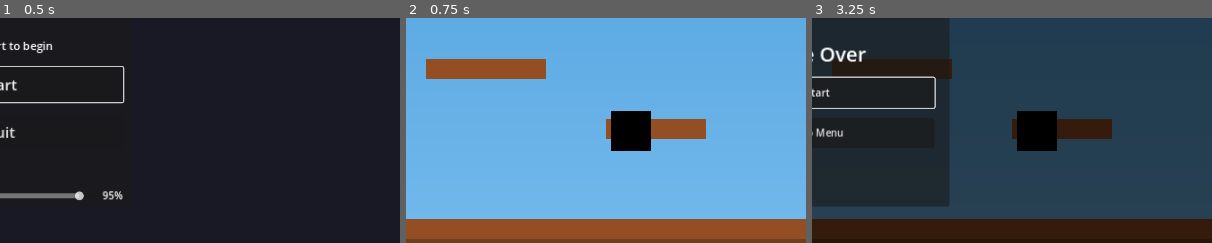
Above: before the commit, frames 1-3 (left to right).
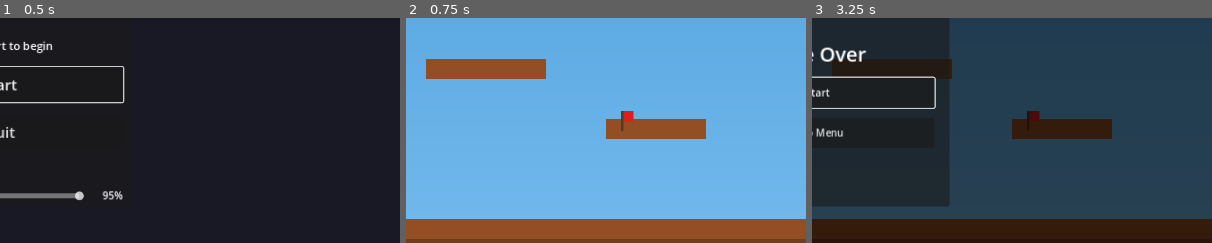
Above: after the commit, the same moments.

Repository: otthyyy/firstvideogame
Game: Godot game, scene res://scenes/MainMenu.tscn
Same seed, same stepped clock (60 frames per second), same inputs: the game is played once before the commit and once after it. Sound files missing from this copy of the repository are replaced by a short silence.
Inputs:
- Up to frame 1 (0.5 s): no input
- Up to frame 2 (0.75 s): click "Start" at 0.5 s
- Up to frame 3 (3.25 s): tap Enter (ui_accept) at 1.25 s; hold Right (move_right) 1.28-2.78 s; tap Space (jump) at 1.52, 2.27 s; hold Left (move_left) from 2.78 s (still down)
The pictures show only the part of the screen within x 50-100%, y 33-83%; the shares and areas given below are measured in that part.

Frame 1 is identical in both runs. In frame 2, 1.8% of the frame differs, in the area x 51-62%, y 41-60%; in frame 3, 1.8%.

Commit message:
Update Goal scene to use flag texture from merged assets

Diff:
--- a/scenes/Goal.tscn
+++ b/scenes/Goal.tscn
@@ -1,12 +1,10 @@
-[gd_scene load_steps=4 format=3 uid="uid://coeg0y3w1hffa"]
+[gd_scene load_steps=5 format=3 uid="uid://coeg0y3w1hffa"]
 
 [ext_resource type="Script" path="res://scripts/Goal.gd" id="1_goal_script"]
+[ext_resource type="Texture2D" uid="uid://d42rkwpsqi5yi" path="res://assets/flag.png" id="2_flag_texture"]
 
 [sub_resource type="RectangleShape2D" id="RectangleShape2D_goal_collision"]
-size = Vector2(64, 64)
-
-[sub_resource type="PlaceholderTexture2D" id="PlaceholderTexture2D_goal"]
-size = Vector2(64, 64)
+size = Vector2(32, 32)
 
 [node name="Goal" type="Area2D" groups=["goal"]]
 collision_layer = 0
@@ -14,8 +12,9 @@
 script = ExtResource("1_goal_script")
 
 [node name="Sprite2D" type="Sprite2D" parent="."]
-modulate = Color(0, 1, 0, 1)
-texture = SubResource("PlaceholderTexture2D_goal")
+position = Vector2(0, -16)
+texture = ExtResource("2_flag_texture")
 
 [node name="CollisionShape2D" type="CollisionShape2D" parent="."]
+position = Vector2(0, -16)
 shape = SubResource("RectangleShape2D_goal_collision")
